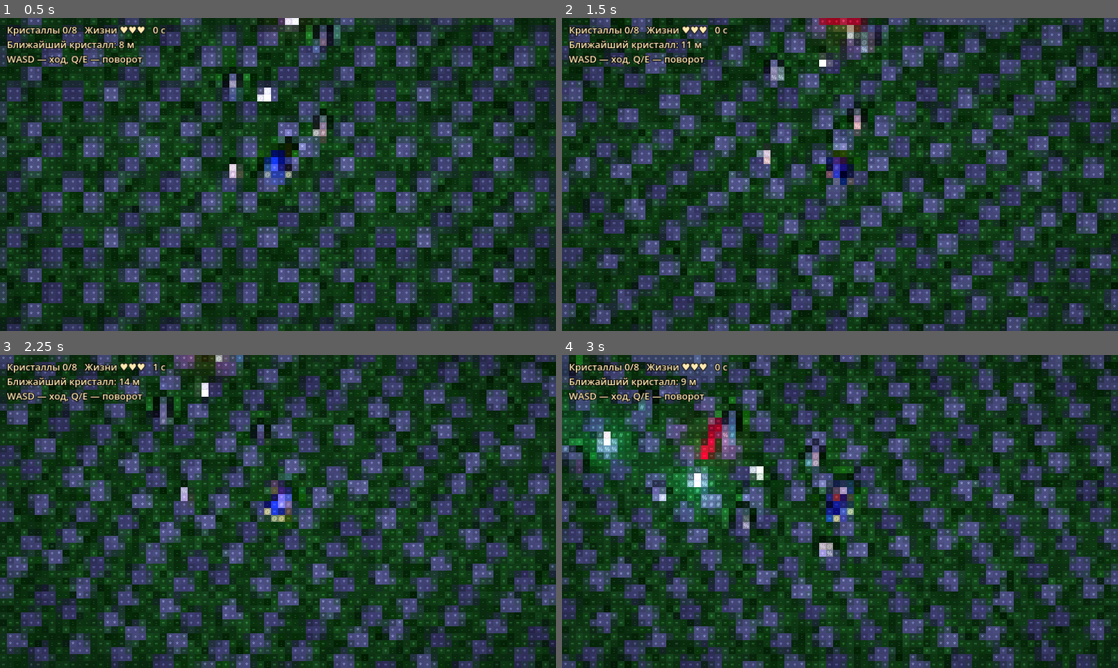
Above: before the commit, frames 1-4 (two rows, left to right).
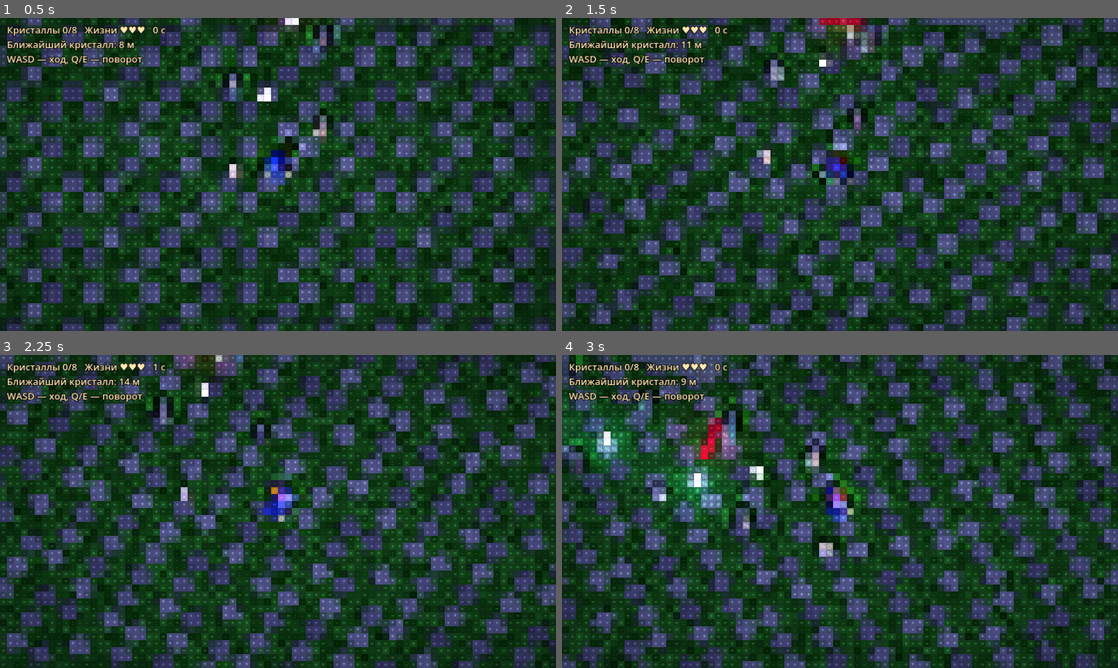
Above: after the commit, the same moments.

Repository: arteick/proxy-test
Game: Godot game, scene res://main.tscn
Two runs of this game, one before a commit and one after it. Both use one fixed random seed, a clock stepped at 60 frames per second and the inputs below.
Inputs (mouse positions are in pixels of both pictures, inside the frame that each line leads up to):
- Up to frame 1 (0.5 s): no input
- Up to frame 2 (1.5 s): tap Enter at 0.5 s; move the mouse to (962, 158) at 0.52 s; hold D 0.53-1.28 s; tap R at 0.6 s; click (962, 158) at 0.67 s; move the mouse to (728, 190) at 1.27 s; hold S from 1.28 s (still down); tap Q at 1.35 s; click (728, 190) at 1.42 s
- Up to frame 3 (2.25 s): move the mouse to (333, 442) at 2.02 s; release S at 2.03 s; hold D from 2.03 s (still down); hold E from 2.03 s (still down); click (333, 442) at 2.17 s
- Up to frame 4 (3 s): move the mouse to (812, 574) at 2.77 s; release D at 2.78 s; release E at 2.78 s; hold W from 2.78 s (still down); tap R at 2.85 s; click (812, 574) at 2.92 s

Frame 1 is identical in both runs. In frame 2, 0.6% of the frame differs, in the area x 45-73%, y 0-54%; in frame 3, 0.6%; in frame 4, 1.0%, in the area x 20-54%, y 0-54%.

Commit message:
Чат: шар летит к курсору, взрыв и выжженное пятно
Co-Authored-By: Claude Sonnet 5.5 <noreply@anthropic.com>
Claude-Session: https://claude.ai/code/session_01BzJHTqeohoiFcGweHZZGaP

Diff:
--- /dev/null
+++ b/godot/scripts/explosion.gd
@@ -0,0 +1,101 @@
+extends RefCounted
+# Мини-взрыв при падении шара: горстка ASCII-символов разлетается в стороны (цвета как пол), на земле остаётся выжженное пятно.
+# Логика частиц без сцены (тестируется headless) + узлы Label3D и пятно из тёмных дисков.
+
+const COUNT := 16
+const LIFE := 1.0
+const GRAVITY := 14.0
+const GROUND_Y := 0.1
+const CHARS := ["*", ":", ".", "'", "`", ",", "+", "o"]
+const COLORS := [Color("b0b2ba"), Color("8f9199"), Color("4c8c3c"), Color("3a6f2e")] # камень и трава, как в Level.floor_image
+const SCORCH_MAX := 24 # старые пятна исчезают, чтобы не копились
+
+var age := 0.0
+var parts: Array = [] # {pos, vel, ch, col}
+
+static func make(center: Vector3, seed_v: int) -> RefCounted:
+	var ex = load("res://scripts/explosion.gd").new()
+	var rng := RandomNumberGenerator.new()
+	rng.seed = seed_v
+	for i in COUNT:
+		var a := rng.randf() * TAU
+		var sp := rng.randf_range(2.0, 5.0)
+		ex.parts.append({
+			"pos": center + Vector3(0, 0.2, 0),
+			"vel": Vector3(cos(a) * sp, rng.randf_range(3.0, 6.0), sin(a) * sp),
+			"ch": CHARS[rng.randi() % CHARS.size()],
+			"col": COLORS[rng.randi() % COLORS.size()]})
+	return ex
+
+func update(dt: float) -> void:
+	age += dt
+	for p in parts:
+		if p.pos.y <= GROUND_Y and p.vel.y <= 0.0:
+			p.vel = p.vel * maxf(0.0, 1.0 - 8.0 * dt) # упал на землю — скользит и останавливается
+			p.vel.y = 0.0
+		else:
+			p.vel.y -= GRAVITY * dt
+		p.pos += p.vel * dt
+		p.pos.y = maxf(p.pos.y, GROUND_Y)
+
+func done() -> bool:
+	return age >= LIFE
+
+# Непрозрачность символов: первую половину полная, затем гаснут.
+func alpha() -> float:
+	return clampf((LIFE - age) / (LIFE * 0.5), 0.0, 1.0)
+
+# Диски пятна: Vector3(смещение x, смещение z, радиус) — несколько перекрывающихся кругов, чтобы край был неровным.
+static func scorch_discs(seed_v: int) -> Array:
+	var rng := RandomNumberGenerator.new()
+	rng.seed = seed_v
+	var out: Array = [Vector3(0, 0, 1.3)]
+	for i in 4:
+		var a := rng.randf() * TAU
+		var d := rng.randf_range(0.4, 0.9)
+		out.append(Vector3(cos(a) * d, sin(a) * d, rng.randf_range(0.5, 0.9)))
+	return out
+
+# Узел с символами; scale_k — масштаб героя (Move.marker_scale), чтобы символы не терялись на дальнем виде.
+static func make_node(parent: Node3D, ex) -> Node3D:
+	var n := Node3D.new()
+	for p in ex.parts:
+		var l := Label3D.new()
+		l.text = p.ch
+		l.font_size = 48
+		l.pixel_size = 0.01
+		l.billboard = BaseMaterial3D.BILLBOARD_ENABLED
+		l.modulate = p.col
+		n.add_child(l)
+	parent.add_child(n)
+	return n
+
+static func apply(n: Node3D, ex, scale_k: float) -> void:
+	var a: float = ex.alpha()
+	for i in ex.parts.size():
+		var l: Label3D = n.get_child(i)
+		l.position = ex.parts[i].pos
+		l.scale = Vector3.ONE * scale_k
+		l.modulate.a = a
+
+# Выжженное пятно на земле: тёмные плоские диски чуть выше пола (разная высота — без мерцания).
+static func make_scorch(parent: Node3D, center: Vector3, seed_v: int) -> Node3D:
+	var n := Node3D.new()
+	n.position = Vector3(center.x, 0.0, center.z)
+	var discs := scorch_discs(seed_v)
+	for i in discs.size():
+		var d: Vector3 = discs[i]
+		var c := CylinderMesh.new()
+		c.top_radius = d.z; c.bottom_radius = d.z; c.height = 0.01
+		c.radial_segments = 14; c.rings = 1
+		var m := StandardMaterial3D.new()
+		var v := 0.03 + 0.03 * float(i % 3)
+		m.albedo_color = Color(v, v * 0.9, v * 0.85)
+		m.roughness = 1.0
+		var mi := MeshInstance3D.new()
+		mi.mesh = c
+		mi.material_override = m
+		mi.position = Vector3(d.x, 0.02 + 0.004 * i, d.y)
+		n.add_child(mi)
+	parent.add_child(n)
+	return n
--- a/godot/scripts/fireball.gd
+++ b/godot/scripts/fireball.gd
@@ -1,19 +1,24 @@
 extends RefCounted
 # Огненный шар мага: логика состояний без сцены (тестируется headless) и маленькая модель-вид.
-# ЛКМ удержание — раскрутка посоха и рост шара; отпустить — шар летит вперёд; ПКМ при удержании ЛКМ — отмена, шар гаснет.
+# ЛКМ удержание — раскрутка посоха и рост шара; отпустить — шар летит к курсору (но не дальше MAX_RANGE) и взрывается в точке падения;
+# ПКМ при удержании ЛКМ — отмена, шар гаснет.
 
 const CHARGE_TIME := 2.0 # секунд до полного шара
 const MIN_CHARGE := 0.15 # меньший шар при отпускании просто гаснет
 const FADE_TIME := 1.5
 const FLY_SPEED := 6.0 # шар летит медленно
-const FLY_LIFE := 3.0
+const MAX_RANGE := 14.0 # дальность полёта по земле; курсор дальше — шар падает на границе
+const LAND_Y := 0.3 # высота центра шара в точке падения
 const SLOW := 0.4 # множитель скорости героя при раскрутке
 const MAX_RADIUS := 0.7
 
-var state := "charging" # charging | flying | fading | gone
+var state := "charging" # charging | flying | exploded | fading | gone
 var charge := 0.0
 var fade := 1.0
-var life := FLY_LIFE
+var start := Vector3.ZERO
+var end := Vector3.ZERO
+var dist := 1.0
+var travelled := 0.0
 var pos := Vector3.ZERO
 var dir := Vector3.ZERO
 
@@ -35,14 +40,32 @@
 			else:
 				charge = minf(1.0, charge + dt / CHARGE_TIME)
 		"flying":
-			pos += dir * FLY_SPEED * dt
-			life -= dt
-			if life <= 0.0:
-				state = "gone"
+			travelled += FLY_SPEED * dt
+			if travelled >= dist:
+				pos = end
+				state = "exploded"
+			else:
+				pos = start + dir * travelled
 		"fading":
 			fade -= dt / FADE_TIME
 			if fade <= 0.0:
 				state = "gone"
+
+# Точка падения: на земле в сторону pt (точка под курсором), не дальше MAX_RANGE от героя; курсор над героем — вперёд (-Z).
+static func aim_target(origin: Vector3, pt: Vector3) -> Vector3:
+	var d := Vector3(pt.x - origin.x, 0.0, pt.z - origin.z)
+	if d.length() < 0.001:
+		d = Vector3(0, 0, -1)
+	return Vector3(origin.x, 0.0, origin.z) + d.normalized() * minf(d.length(), MAX_RANGE)
+
+# Запуск из точки from в точку падения target (земля): шар по прямой снижается до LAND_Y.
+func launch(from: Vector3, target: Vector3) -> void:
+	start = from
+	pos = from
+	end = Vector3(target.x, LAND_Y, target.z)
+	dist = maxf(from.distance_to(end), 0.001)
+	dir = (end - from) / dist
+	travelled = 0.0
 
 static func make_node(parent: Node3D) -> Node3D:
 	var n := Node3D.new()
--- a/godot/scripts/world.gd
+++ b/godot/scripts/world.gd
@@ -8,6 +8,7 @@
 const Actors = preload("res://scripts/actors.gd")
 const Lighting = preload("res://scripts/lighting.gd")
 const Fireball = preload("res://scripts/fireball.gd")
+const Explosion = preload("res://scripts/explosion.gd")
 # Сцена целиком в коде: колонны, персонаж, свет, камера и ASCII-постобработка.
 
 const FAR := 60.0
@@ -34,6 +35,9 @@
 var ball: Fireball # шар, который копится над головой
 var ball_node: Node3D
 var flying: Array = [] # [Fireball, Node3D]
+var explosions: Array = [] # [Explosion, Node3D]
+var scorches: Array = []
+var boom_seed := 1
 var ball_blocked := false # после отмены ждём отпускания ЛКМ
 
 func _ready() -> void:
@@ -124,8 +128,10 @@
 		if ball.state == "fading":
 			ball_blocked = true
 		if ball.state == "flying":
-			ball.dir = Vector3(0, 0, -1).rotated(Vector3.UP, hero.rotation.y)
-			ball.pos = hero.position + Vector3(0, 3.7 * ms, 0) + ball.dir * 0.8
+			var from := hero.position + Vector3(0, 3.7 * ms, 0)
+			var target := Fireball.aim_target(hero.position, _cursor_ground(hero.position))
+			var fwd := (target - hero.position) * Vector3(1, 0, 1)
+			ball.launch(from + fwd.normalized() * 0.8, target)
 			flying.append([ball, ball_node])
 			ball = null
 		elif ball.state == "gone":
@@ -135,11 +141,39 @@
 			Fireball.apply(ball_node, ball, ms, t)
 	for f in flying.duplicate():
 		f[0].update(dt, false, false)
-		if f[0].state == "gone":
+		if f[0].state == "exploded":
+			_explode(f[0].pos)
+			f[1].queue_free()
+			flying.erase(f)
+		elif f[0].state == "gone":
 			f[1].queue_free()
 			flying.erase(f)
 		else:
 			Fireball.apply(f[1], f[0], ms, t)
+
+# Точка земли (y=0) под курсором; если луч не доходит до земли — прямо перед героем.
+func _cursor_ground(fallback: Vector3) -> Vector3:
+	var mp := get_viewport().get_mouse_position()
+	var hit = Plane(Vector3.UP, 0.0).intersects_ray(cam.project_ray_origin(mp), cam.project_ray_normal(mp))
+	return hit if hit != null else fallback
+
+func _explode(at: Vector3) -> void:
+	boom_seed += 1
+	var ex := Explosion.make(at, boom_seed)
+	explosions.append([ex, Explosion.make_node(self, ex)])
+	scorches.append(Explosion.make_scorch(self, at, boom_seed))
+	if scorches.size() > Explosion.SCORCH_MAX:
+		scorches.pop_front().queue_free()
+
+func _update_explosions(dt: float) -> void:
+	var ms := Move.marker_scale(zoom)
+	for e in explosions.duplicate():
+		e[0].update(dt)
+		if e[0].done():
+			e[1].queue_free()
+			explosions.erase(e)
+		else:
+			Explosion.apply(e[1], e[0], ms)
 
 func _process(dt: float) -> void:
 	t += dt
@@ -150,11 +184,15 @@
 	var lmb := Input.is_mouse_button_pressed(MOUSE_BUTTON_LEFT)
 	var rmb := Input.is_mouse_button_pressed(MOUSE_BUTTON_RIGHT)
 	_update_fireball(dt, lmb, rmb)
+	_update_explosions(dt)
 	var dir := Move.wish_dir(wasd, yaw) if game.state == "play" else Vector3.ZERO
 	moving = dir != Vector3.ZERO
 	if moving:
 		hero.position = Move.step(hero.position, dir, SPEED * Fireball.speed_mult(ball), dt, HERO_R, colliders)
 		hero.rotation.y = lerp_angle(hero.rotation.y, atan2(-dir.x, -dir.z), minf(1.0, dt * 12.0))
+	if ball != null and ball.state == "charging":
+		var aim := Fireball.aim_target(hero.position, _cursor_ground(hero.position)) - hero.position
+		hero.rotation.y = lerp_angle(hero.rotation.y, atan2(-aim.x, -aim.z), minf(1.0, dt * 12.0)) # лицом к курсору
 	hero.casting = ball != null and ball.state == "charging"
 	hero.animate(dt, moving, t)
 	var base := hero.position
--- a/godot/tests/run.gd
+++ b/godot/tests/run.gd
@@ -7,6 +7,7 @@
 const Level = preload("res://scripts/level.gd")
 const Actors = preload("res://scripts/actors.gd")
 const Fireball = preload("res://scripts/fireball.gd")
+const Explosion = preload("res://scripts/explosion.gd")
 # Запуск: godot --headless --path godot -s tests/run.gd
 
 var fails := 0
@@ -103,13 +104,21 @@
 	var r1 := fb.radius()
 	fb.update(5.0, true, false)
 	check(fb.charge == 1.0 and fb.radius() > r1, "шар: заряд ограничен 1, радиус растёт")
-	fb.dir = Vector3(0, 0, -1)
+	var tgt := Fireball.aim_target(Vector3.ZERO, Vector3(0, 0, -30))
+	check(absf(tgt.z + Fireball.MAX_RANGE) < 0.001 and tgt.y == 0.0, "цель шара: курсор далеко -> граница дальности")
+	check(Fireball.aim_target(Vector3(1, 0, 1), Vector3(4, 0, 1)).is_equal_approx(Vector3(4, 0, 1)), "цель шара: курсор близко -> ровно в курсор")
+	check(Fireball.aim_target(Vector3(2, 0, 2), Vector3(2, 0, 2)).z < 2.0, "цель шара: курсор над героем -> вперёд")
+	fb.launch(Vector3(0, 3, 0), tgt)
 	fb.update(0.1, false, false)
 	check(fb.state == "flying" and Fireball.speed_mult(fb) == 1.0, "шар: отпустили ЛКМ -> летит, скорость героя норма")
 	fb.update(1.0, false, false)
-	check(absf(fb.pos.z + Fireball.FLY_SPEED) < 0.001, "шар: летит вперёд медленно")
+	check(fb.pos.z < -Fireball.FLY_SPEED * 0.9 and fb.pos.z > -Fireball.FLY_SPEED * 1.1 and fb.pos.y < 3.0 and fb.pos.y > Fireball.LAND_Y, "шар: летит медленно к цели и снижается")
 	fb.update(10.0, false, false)
-	check(fb.state == "gone", "шар: улетев, исчезает")
+	check(fb.state == "exploded" and fb.pos.is_equal_approx(Vector3(0, Fireball.LAND_Y, -Fireball.MAX_RANGE)), "шар: долетел до границы дальности и взорвался в точке падения")
+	var fs := Fireball.new(); fs.update(1.0, true, false); fs.update(0.1, false, false)
+	fs.launch(Vector3(0, 3, 0), Fireball.aim_target(Vector3.ZERO, Vector3(0, 0, -3)))
+	fs.update(5.0, false, false)
+	check(fs.state == "exploded" and absf(fs.pos.z + 3.0) < 0.001, "шар: курсор ближе дальности -> падает в курсор")
 	var fc := Fireball.new()
 	fc.update(1.5, true, false)
 	fc.update(0.1, true, true)
@@ -127,6 +136,16 @@
 	var fz := Fireball.new(); fz.update(1.0, true, false)
 	Fireball.apply(fn, fz, 1.0, 0.0)
 	check(fn.scale.x > 0.1, "шар: узел получает размер")
+	var ex = Explosion.make(Vector3(5, 0, 5), 1)
+	check(ex.parts.size() == Explosion.COUNT and not ex.done(), "взрыв: символы созданы")
+	var maxd := 0.0
+	for k in 40: ex.update(0.025)
+	for q in ex.parts: maxd = maxf(maxd, Vector2(q.pos.x - 5, q.pos.z - 5).length())
+	check(maxd > 1.5 and ex.parts[0].pos.y >= Explosion.GROUND_Y - 0.001, "взрыв: символы разлетелись в стороны и не уходят под землю")
+	check(ex.alpha() < 0.01 and ex.done(), "взрыв: символы гаснут, эффект завершается")
+	check(Explosion.scorch_discs(3).size() >= 3 and Explosion.scorch_discs(3) == Explosion.scorch_discs(3), "пятно: несколько дисков, одинаково по seed")
+	var en := Explosion.make_node(root, Explosion.make(Vector3.ZERO, 2))
+	check(en.get_child_count() == Explosion.COUNT and Explosion.make_scorch(root, Vector3(1, 0, 1), 2).get_child_count() >= 3, "взрыв: узлы символов и пятна собираются")
 	var hz := Hero.new(); root.add_child(hz)
 	hz.casting = true
 	for k in 60: hz.animate(0.05, false, k * 0.05)
Not shown, changed: docs/MEMORY.md
Not shown, changed: docs/PROGRESS.md
Not shown, added: docs/chat/20261026-031651-26mg.md
